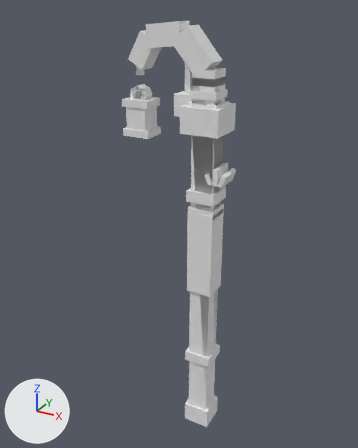
Two versions of the OBJ model src/main/resources/assets/ashbound/models/mesh/crawler_lamp.obj, one commit apart.
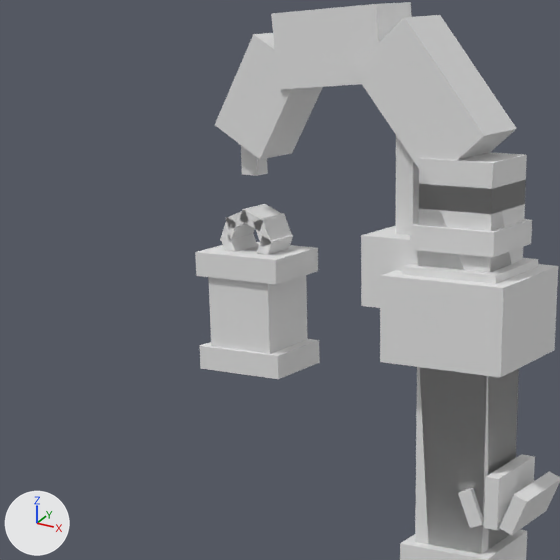
Each version is shown whole from a 50 mm lens placed at (1.601, -2.811, 1.625), pointed at (0.305, -0.455, 0.448), then close up on the part from 17% to 66% of the width and 4% to 44% of the height. The axes (+X, +Y, +Z) are drawn at lower left. The lights are the same throughout. The last two pictures show the newer version. Where no turn or scale is listed for an object, it has been applied to the vertices.

Script lines for the objects in view, before the commit:
```python
me_crawler_lamp = bpy.data.meshes.new('crawler_lamp')
me_crawler_lamp.from_pydata(...)  # 244 vertices, 372 faces; spans x 0.02..0.64, y -0.61..-0.39, z -0.9..1.56
# faces by material slot: [312, 60]
me_crawler_lamp.materials.append(mat_blade)  # its picture is missing
me_crawler_lamp.materials.append(mat_glow)  # its picture is missing
ob_crawler_lamp = bpy.data.objects.new('crawler_lamp', me_crawler_lamp)
ob_crawler_lamp.location = (0.0, 0.0, 0.0)
```
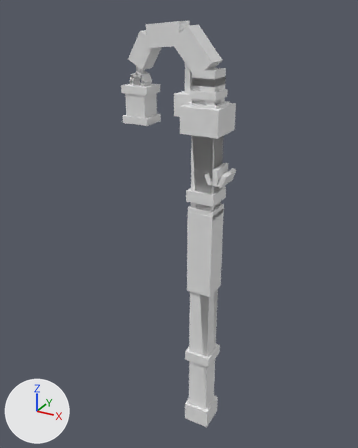
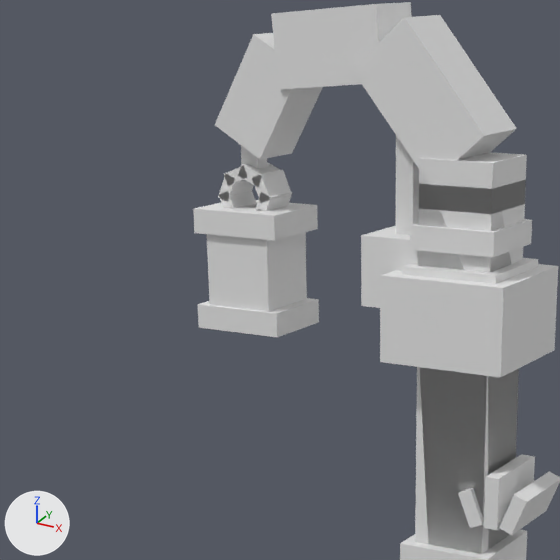
Boxes (x1, y1, x2, y2) around the edits, measured in the close-ups (560 x 560 px; the box of a moved part takes in the faces that stretch with it):
'crawler_lamp', reshaped: before (195, 2, 560, 560); after (193, 2, 560, 560)
part 1 of me_crawler_lamp, moved or reshaped: before (200, 339, 320, 379); after (198, 298, 319, 337)
part 2 of me_crawler_lamp, moved or reshaped: before (195, 242, 318, 284); after (193, 200, 318, 241)
part 3 of me_crawler_lamp, moved or reshaped: before (254, 213, 293, 246); after (252, 170, 292, 203)
part 4 of me_crawler_lamp, moved or reshaped: before (240, 204, 285, 231); after (240, 162, 281, 187)
part 5 of me_crawler_lamp, moved or reshaped: before (226, 205, 264, 229); after (224, 164, 249, 186)
part 6 of me_crawler_lamp, moved or reshaped: before (220, 220, 255, 245); after (218, 175, 254, 202)
part 7 of me_crawler_lamp, moved or reshaped: before (222, 234, 257, 252); after (219, 191, 256, 209)
part 8 of me_crawler_lamp, moved or reshaped: before (257, 235, 293, 255); after (255, 191, 292, 211)
part 9 of me_crawler_lamp, moved or reshaped: before (208, 275, 308, 354); after (207, 232, 307, 312)

Edits to the bpy script that builds the scene:
```text
Change me_crawler_lamp:
    where me_crawler_lamp.from_pydata(...)  # 244 vertices, 372 faces; spans x 0.02..0.64, y -0.61..-0.39, z -0.9..1.56
    used by ob_crawler_lamp; location = (0.0, 0.0, 0.0)
    me_crawler_lamp part 1: the loose piece of 8 vertices spanning x 0.02..0.18, y -0.57..-0.43, z 0.97..1.01 is moved by (0.0, 0.0, 0.07)
    me_crawler_lamp part 2: the loose piece of 8 vertices spanning x 0.02..0.18, y -0.57..-0.43, z 1.13..1.17 is moved by (0.0, 0.0, 0.07)
    me_crawler_lamp part 3: the loose piece of 8 vertices spanning x 0.11..0.15, y -0.53..-0.47, z 1.18..1.22 is moved by (0.0, 0.0, 0.07)
    me_crawler_lamp part 4: the loose piece of 8 vertices spanning x 0.08..0.13, y -0.53..-0.47, z 1.2..1.24 is moved by (0.0, 0.0, 0.07)
    me_crawler_lamp part 5: the loose piece of 8 vertices spanning x 0.06..0.1, y -0.53..-0.47, z 1.2..1.24 is moved by (0.0, 0.0, 0.07)
    me_crawler_lamp part 6: the loose piece of 8 vertices spanning x 0.04..0.08, y -0.53..-0.47, z 1.17..1.22 is moved by (0.0, 0.0, 0.07)
    me_crawler_lamp part 7: the loose piece of 8 vertices spanning x 0.04..0.08, y -0.53..-0.47, z 1.15..1.19 is moved by (0.0, 0.0, 0.07)
    me_crawler_lamp part 8: the loose piece of 8 vertices spanning x 0.11..0.15, y -0.53..-0.47, z 1.15..1.2 is moved by (0.0, 0.0, 0.07)
    me_crawler_lamp part 9: the loose piece of 8 vertices spanning x 0.04..0.16, y -0.56..-0.44, z 1.01..1.13 is moved by (0.0, 0.0, 0.07)
```
